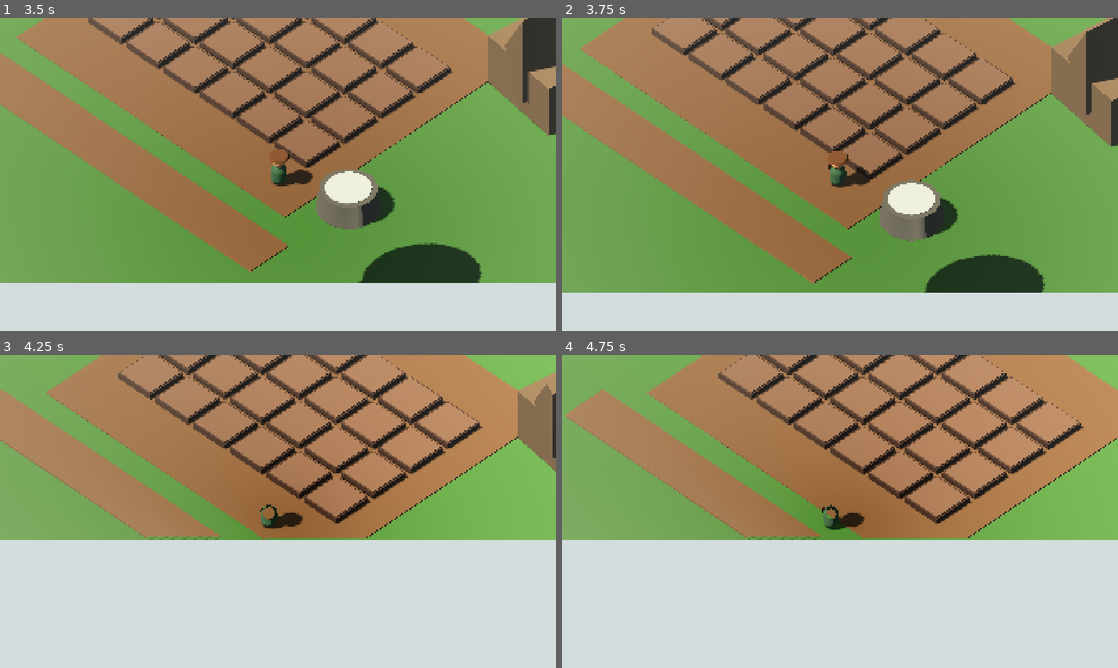
Above: before the commit, frames 1-4 (two rows, left to right).
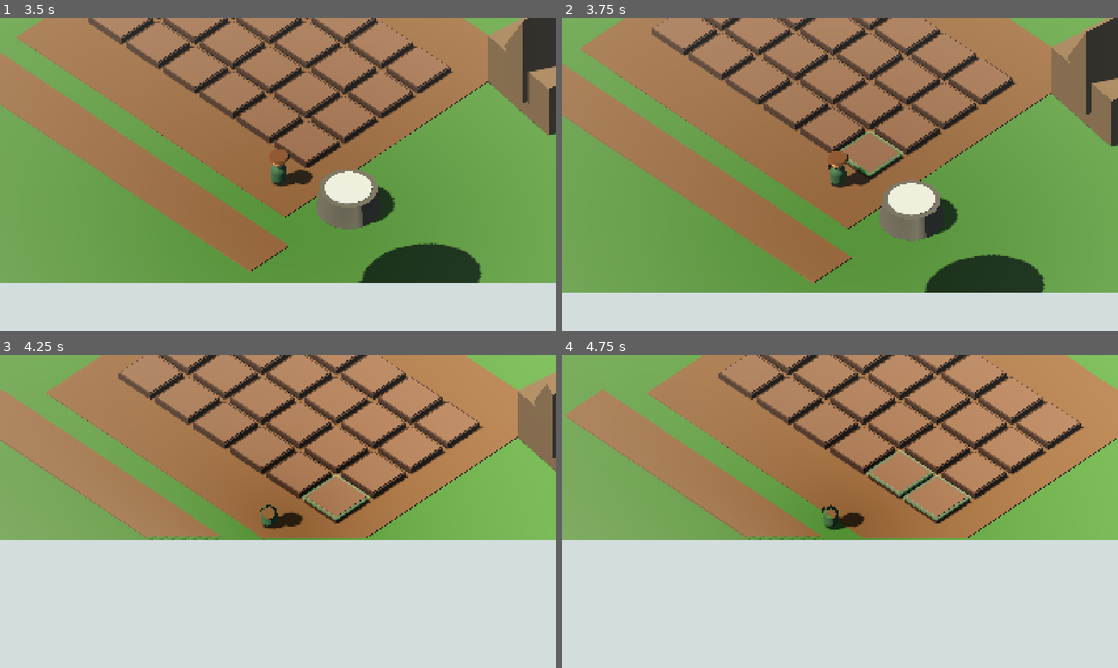
Above: after the commit, the same moments.

Repository: thanawat150/game
Game: Godot game, scene res://Main3D.tscn
The game is run twice, just before and just after one commit, with the same random seed, the same clock (stepped at 60 frames per second) and the same inputs.
Inputs (mouse positions are in pixels of both pictures, inside the frame that each line leads up to):
- Up to frame 1 (3.5 s): move the mouse to (400, 158) at 0.52 s; hold D (move_right) 0.53-1.28 s; hold E (interact) 0.53-1.28 s; click (400, 158) at 0.67 s; move the mouse to (166, 190) at 1.27 s; hold S (move_back) 1.28-2.03 s; tap E (interact) at 1.35, 2.3, 3.05 s; move the mouse to (333, 105) at 2.02 s; hold D (move_right) 2.03-2.78 s; hold Shift (sprint) 2.03-2.78 s; move the mouse to (250, 237) at 2.77 s; hold W (move_forward) from 2.78 s (still down); tap T (time_cycle) at 2.85 s; click (250, 237) at 2.92 s
- Up to frame 2 (3.75 s): move the mouse to (1006, 221) at 3.52 s; release W (move_forward) at 3.53 s; hold A (move_left) from 3.53 s (still down); hold E (interact) from 3.53 s (still down)
- Up to frame 3 (4.25 s): keep holding A (move_left); keep holding E (interact)
- Up to frame 4 (4.75 s): keep holding A (move_left); move the mouse to (673, 464) at 4.27 s; release E (interact) at 4.28 s; tap E (interact) at 4.35 s

Frame 1 is identical in both runs. In frame 2, 0.2% of the frame differs, in the area x 50-62%, y 36-51%; in frame 3, 0.3%; in frame 4, 0.5%, in the area x 54-74%, y 30-54%.

Commit message:
feat(growwise3d): add interaction framework with LOS

Diff:
--- a/GrowWise3D/Main3D.tscn
+++ b/GrowWise3D/Main3D.tscn
@@ -6,6 +6,7 @@
 [ext_resource type="PackedScene" path="res://scenes/player/Player.tscn" id="4_player"]
 [ext_resource type="Script" path="res://scripts/camera/camera_rig.gd" id="5_camera"]
 [ext_resource type="Script" path="res://scripts/world/time_of_day_controller.gd" id="6_time"]
+[ext_resource type="Script" path="res://scripts/interaction/interaction_manager.gd" id="7_interaction"]
 
 [sub_resource type="Environment" id="Environment_main"]
 background_mode = 1
@@ -77,6 +78,9 @@
 [node name="TimeOfDayController" type="Node" parent="Systems"]
 script = ExtResource("6_time")
 
+[node name="InteractionManager" type="Node" parent="Systems"]
+script = ExtResource("7_interaction")
+
 [node name="CanvasLayer" type="CanvasLayer" parent="."]
 
 [node name="UI" type="Control" parent="CanvasLayer"]
--- /dev/null
+++ b/GrowWise3D/scripts/interaction/interactable_3d.gd
@@ -0,0 +1,26 @@
+extends Area3D
+class_name GrowWiseInteractable3D
+
+@export var prompt: String = "[E] โต้ตอบ"
+@export var priority: int = 0
+@export var enabled: bool = true
+
+
+func get_interaction_prompt() -> String:
+	return prompt
+
+
+func get_interaction_priority() -> int:
+	return priority
+
+
+func get_interaction_point() -> Vector3:
+	return global_position
+
+
+func can_interact(_actor: Node3D) -> bool:
+	return enabled and is_inside_tree()
+
+
+func interact(_actor: Node3D) -> void:
+	pass
--- /dev/null
+++ b/GrowWise3D/scripts/interaction/interaction_manager.gd
@@ -0,0 +1,112 @@
+extends Node
+class_name GrowWiseInteractionManager
+
+signal target_changed(target: Node3D, prompt: String)
+signal interaction_started(target: Node3D)
+
+@export_node_path("Node3D") var player_path := NodePath("../../World3D/Player")
+@export_node_path("Area3D") var interaction_area_path := NodePath("../../World3D/Player/InteractionArea")
+@export_flags_3d_physics var line_of_sight_mask: int = 1
+
+var input_locked: bool = false
+var current_target: Node3D
+var candidates: Array[Node3D] = []
+
+@onready var player: Node3D = get_node_or_null(player_path) as Node3D
+@onready var interaction_area: Area3D = get_node_or_null(interaction_area_path) as Area3D
+
+
+func _ready() -> void:
+	if interaction_area != null:
+		interaction_area.area_entered.connect(_on_area_entered)
+		interaction_area.area_exited.connect(_on_area_exited)
+
+
+func _physics_process(_delta: float) -> void:
+	_refresh_target()
+
+
+func _unhandled_input(event: InputEvent) -> void:
+	if input_locked or current_target == null:
+		return
+	if event.is_action_pressed("interact") and current_target.has_method("interact"):
+		interaction_started.emit(current_target)
+		current_target.interact(player)
+		get_viewport().set_input_as_handled()
+
+
+func set_input_locked(locked: bool) -> void:
+	input_locked = locked
+	if locked:
+		_set_target(null)
+
+
+func get_current_target_name() -> String:
+	return "" if current_target == null else current_target.name
+
+
+func has_line_of_sight(actor: Node3D, target: Node3D) -> bool:
+	if actor == null or target == null or not actor.is_inside_tree() or not target.is_inside_tree():
+		return false
+	var target_point := target.global_position
+	if target.has_method("get_interaction_point"):
+		target_point = target.get_interaction_point()
+	var query := PhysicsRayQueryParameters3D.create(
+		actor.global_position + Vector3.UP * 0.75,
+		target_point,
+		line_of_sight_mask
+	)
+	query.collide_with_areas = false
+	query.collide_with_bodies = true
+	if actor is CollisionObject3D:
+		query.exclude = [actor.get_rid()]
+	var hit := actor.get_world_3d().direct_space_state.intersect_ray(query)
+	if hit.is_empty():
+		return true
+	var collider := hit.get("collider") as Node
+	return collider == target or (collider != null and target.is_ancestor_of(collider))
+
+
+func _refresh_target() -> void:
+	if input_locked or player == null:
+		_set_target(null)
+		return
+	var best: Node3D
+	var best_score := INF
+	for candidate in candidates.duplicate():
+		if not is_instance_valid(candidate) or not candidate.is_inside_tree():
+			candidates.erase(candidate)
+			continue
+		if not candidate.has_method("can_interact") or not candidate.can_interact(player):
+			continue
+		if not has_line_of_sight(player, candidate):
+			continue
+		var priority := int(candidate.get_interaction_priority()) if candidate.has_method("get_interaction_priority") else 0
+		var score := player.global_position.distance_squared_to(candidate.global_position) - float(priority) * 0.01
+		if score < best_score:
+			best_score = score
+			best = candidate
+	_set_target(best)
+
+
+func _set_target(next_target: Node3D) -> void:
+	if current_target == next_target:
+		return
+	current_target = next_target
+	var prompt := ""
+	if current_target != null and current_target.has_method("get_interaction_prompt"):
+		prompt = current_target.get_interaction_prompt()
+	target_changed.emit(current_target, prompt)
+
+
+func _on_area_entered(area: Area3D) -> void:
+	var candidate := area.get_parent() as Node3D
+	if candidate != null and candidate.has_method("interact") and not candidates.has(candidate):
+		candidates.append(candidate)
+
+
+func _on_area_exited(area: Area3D) -> void:
+	var candidate := area.get_parent() as Node3D
+	candidates.erase(candidate)
+	if current_target == candidate:
+		_set_target(null)
--- /dev/null
+++ b/GrowWise3D/scripts/tests/interaction_los_test.gd
@@ -0,0 +1,49 @@
+extends SceneTree
+
+const MANAGER_PATH := "res://scripts/interaction/interaction_manager.gd"
+const PLOT_SCENE := preload("res://scenes/farming/FarmPlot.tscn")
+
+
+func _initialize() -> void:
+	call_deferred("_run")
+
+
+func _run() -> void:
+	if not ResourceLoader.exists(MANAGER_PATH, "Script"):
+		push_error("INTERACTION_LOS: missing interaction_manager.gd")
+		quit(1)
+		return
+	var manager := Node.new()
+	manager.set_script(load(MANAGER_PATH))
+	get_root().add_child(manager)
+	if not manager.has_method("has_line_of_sight"):
+		push_error("INTERACTION_LOS: missing has_line_of_sight")
+		quit(1)
+		return
+	var actor := Node3D.new()
+	actor.position = Vector3(0, 0.8, 0)
+	get_root().add_child(actor)
+	var plot := PLOT_SCENE.instantiate()
+	plot.position = Vector3(0, 0, -4)
+	get_root().add_child(plot)
+	await physics_frame
+	if not manager.has_line_of_sight(actor, plot):
+		push_error("INTERACTION_LOS: clear target must be visible")
+		quit(1)
+		return
+	var wall := StaticBody3D.new()
+	wall.collision_layer = 1
+	var collision := CollisionShape3D.new()
+	var shape := BoxShape3D.new()
+	shape.size = Vector3(2.0, 2.5, 0.35)
+	collision.shape = shape
+	wall.add_child(collision)
+	wall.position = Vector3(0, 1.0, -2.0)
+	get_root().add_child(wall)
+	await physics_frame
+	if manager.has_line_of_sight(actor, plot):
+		push_error("INTERACTION_LOS: world-static wall must block target")
+		quit(1)
+		return
+	print("GROWWISE3D_INTERACTION_LOS_OK")
+	quit(0)
Not shown: 1 places in GrowWise3D/Main3D.tscn that only renumber resources
Not shown, added: GrowWise3D/scripts/interaction/interactable_3d.gd.uid
Not shown, added: GrowWise3D/scripts/interaction/interaction_manager.gd.uid
Not shown, added: GrowWise3D/scripts/tests/interaction_los_test.gd.uid
